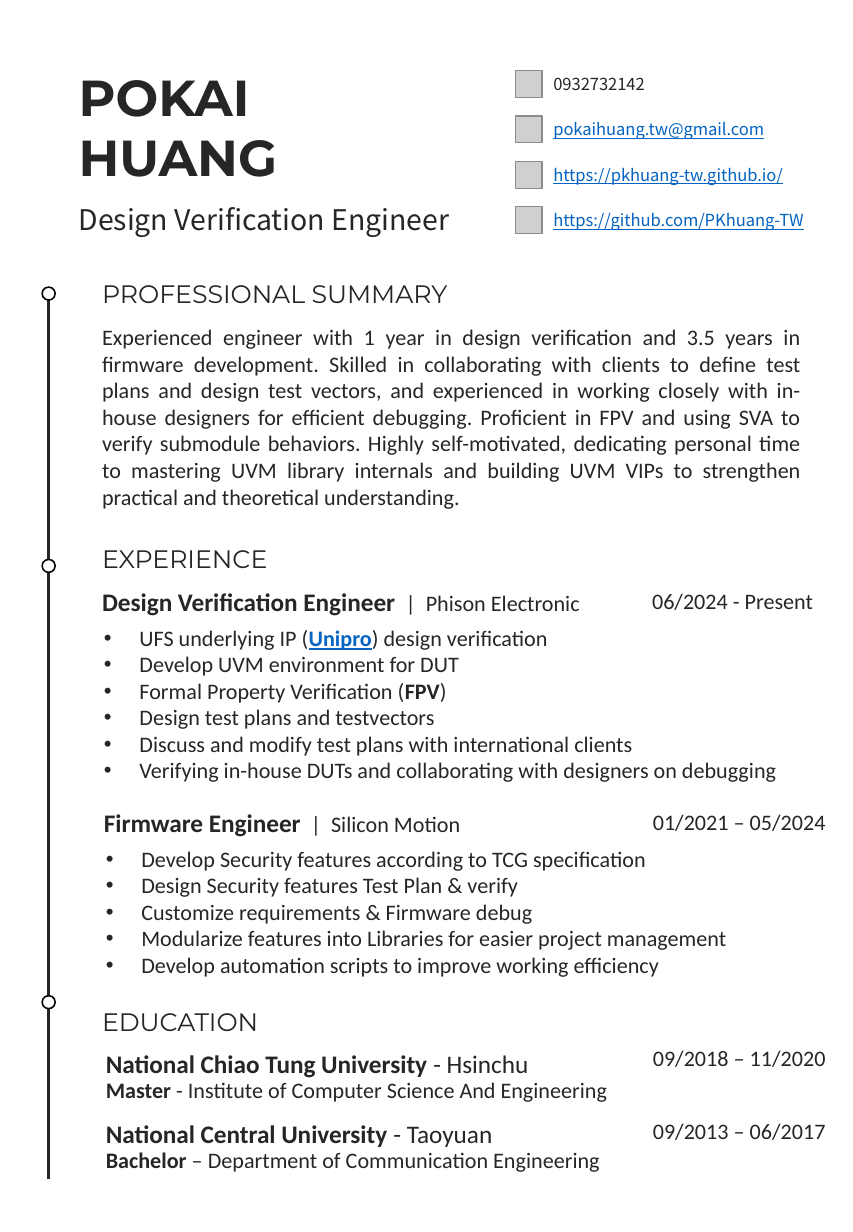
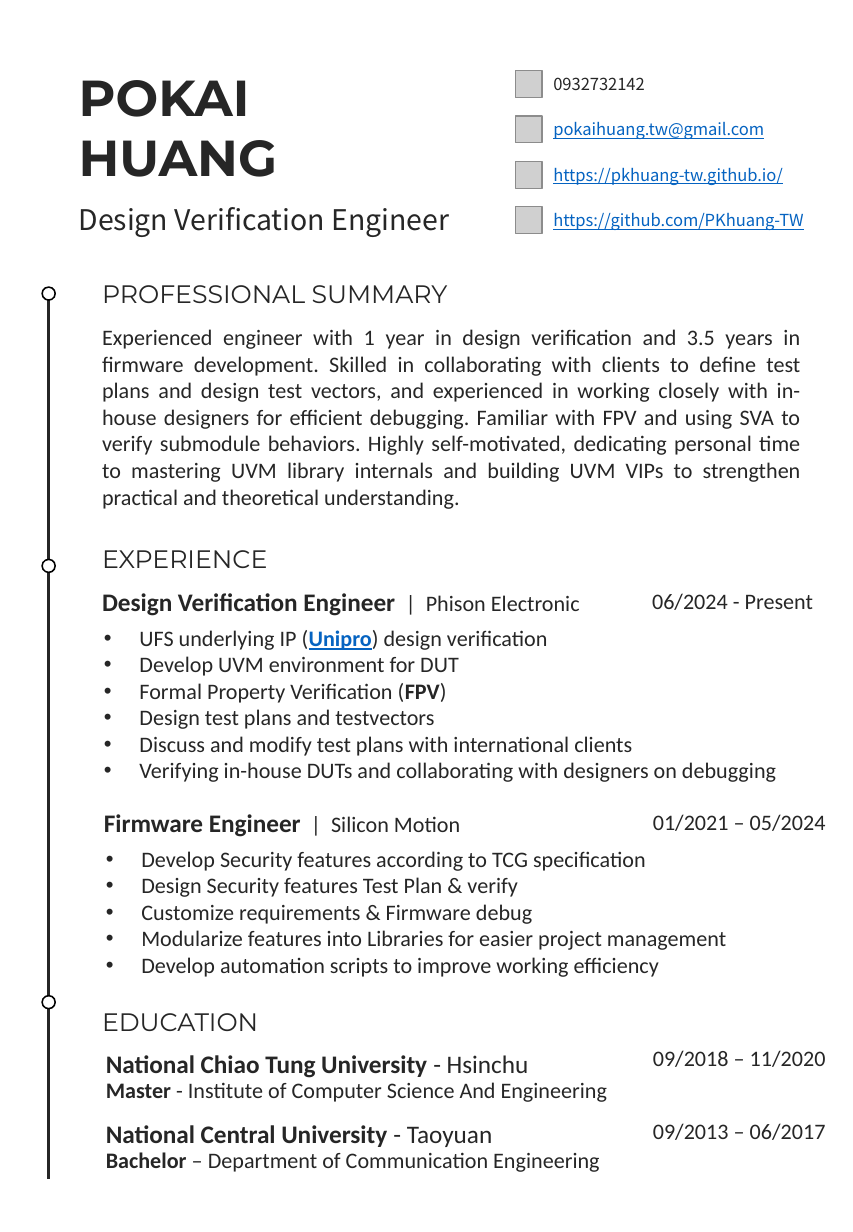
Before and after one commit to PKhuang-TW/HexoCV, a slide deck: slide 1 of public/attaches/PKHuang_Resume.pptx. Drawn at 853x1232 pixels with LibreOffice and Linux fonts; fonts in the diff are those of the drawing; grey boxes stand for pictures. Boxes give left, top, right and bottom in pixels: in the first picture for what was removed or moved away, otherwise in the second. Text is boxed around its words. In the diff, an @@ line names an element or a change of style, - is before the commit and + after.

```diff
--- a/public/attaches/PKHuang_Resume.pptx
+++ b/public/attaches/PKHuang_Resume.pptx
@@ text at [102, 329, 801, 509]: text changed @@
-Experienced engineer with 1 year in design verification and 3.5 years in firmware development. Skilled in collaborating with clients to define test plans and design test vectors, and experienced in working closely with in-house designers for efficient debugging. Proficient in FPV and using SVA to verify submodule behaviors. Highly self-motivated, dedicating personal time to mastering UVM library internals and building UVM VIPs to strengthen practical and theoretical understanding.
+Experienced engineer with 1 year in design verification and 3.5 years in firmware development. Skilled in collaborating with clients to define test plans and design test vectors, and experienced in working closely with in-house designers for efficient debugging. Familiar with FPV and using SVA to verify submodule behaviors. Highly self-motivated, dedicating personal time to mastering UVM library internals and building UVM VIPs to strengthen practical and theoretical understanding.
```
Also in this commit, not shown: 1 other file.
